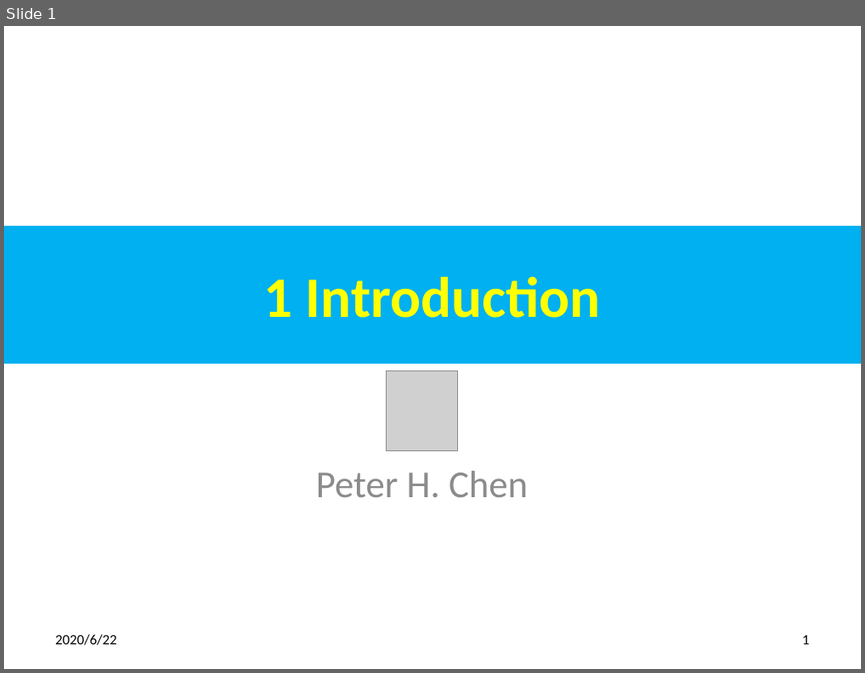
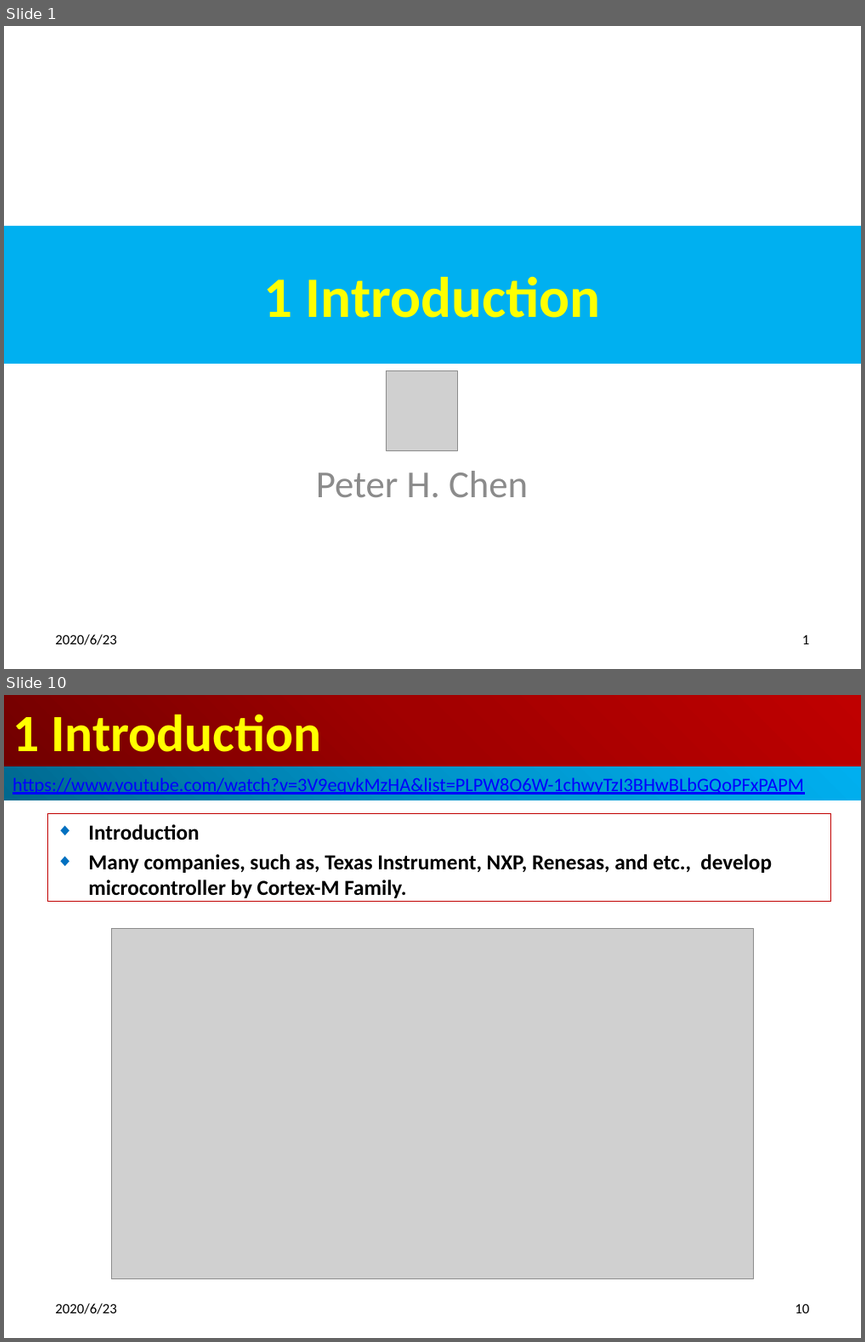
Before and after one commit to peterhchen/300_Firmware_DeviceDriver, a slide deck: 01_Intro.pptx. Shown one above the other, each under a label of ours: slide 1 before the commit, slides 1 and 10 after it; the slides between them are not shown. The pictures are 865x673 and 865x1342 pixels, drawn with LibreOffice and Linux fonts; fonts in the diff are those of the drawing; grey boxes stand for pictures. Boxes give left, top, right and bottom in pixels: in the first picture for what was removed or moved away, otherwise in the second. Text is boxed around its words. In the diff, an @@ line names an element or a change of style, - is before the commit and + after.

```diff
--- a/01_Intro.pptx
+++ b/01_Intro.pptx
@@ slide 10 added at (x1=4, y1=695, x2=861, y2=1338), background #FFFFFF @@
@@ title added at (x1=4, y1=695, x2=861, y2=767), fill gradient #720000 to #A20000 to #C00000, 44 pt, text #FFFF00, bold @@
+1 Introduction
@@ rectangle added at (x1=4, y1=767, x2=861, y2=800), fill gradient #00688E to #0094CA to #00B0F0, 16 pt, text #0000FF, underline @@
+https://www.youtube.com/watch?v=3V9eqvkMzHA&list=PLPW8O6W-1chwyTzI3BHwBLbGQoPFxPAPM
@@ subtitle added at (x1=47, y1=814, x2=830, y2=902), outline #C00000 0.75 pt, 18 pt, text #000000, bold @@
+◆ Introduction
+◆ Many companies, such as, Texas Instrument, NXP, Renesas, and etc., develop microcontroller by Cortex-M Family.
@@ picture added at (x1=112, y1=929, x2=754, y2=1278) @@
@@ text added at (x1=55, y1=1303, x2=116, y2=1314), 12 pt, text #000000 @@
+2020/6/23
@@ page number added at (x1=794, y1=1304, x2=809, y2=1313), 12 pt, text #000000 @@
+10
@@ slide 1 changed as well @@
@@ text at (x1=55, y1=634, x2=116, y2=645): text changed @@
-2020/6/22
+2020/6/23
```
Also in this commit, not shown: 12 other slides changed, 9 other slides added.
